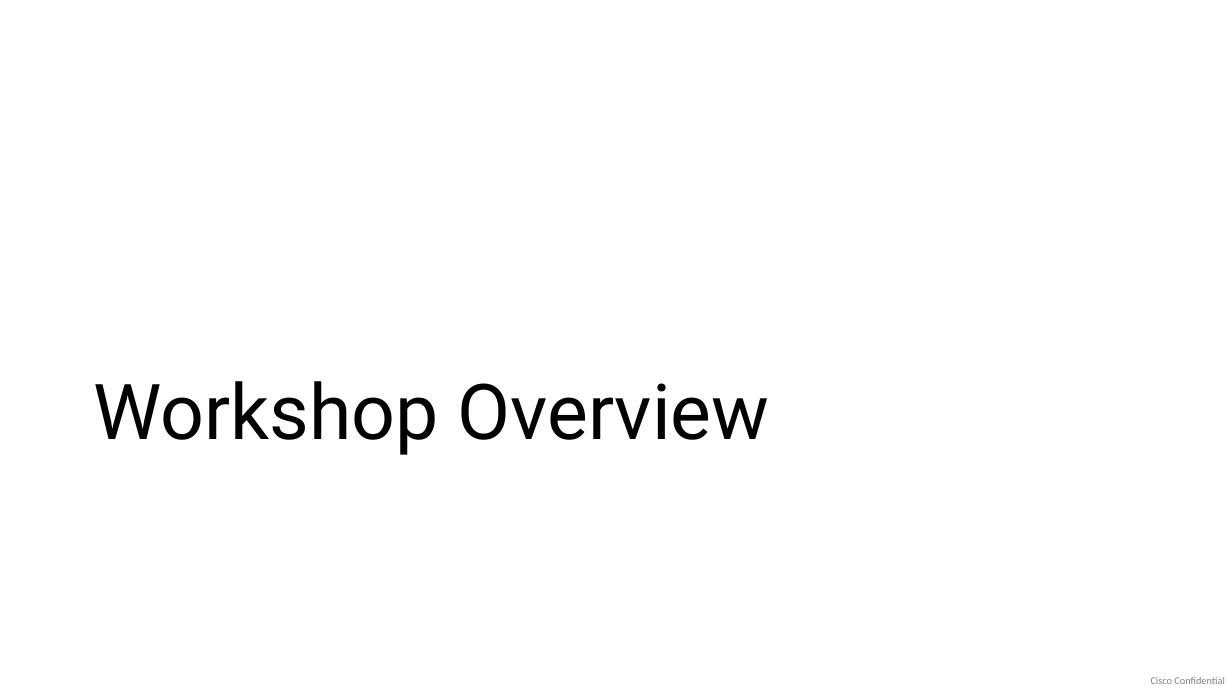
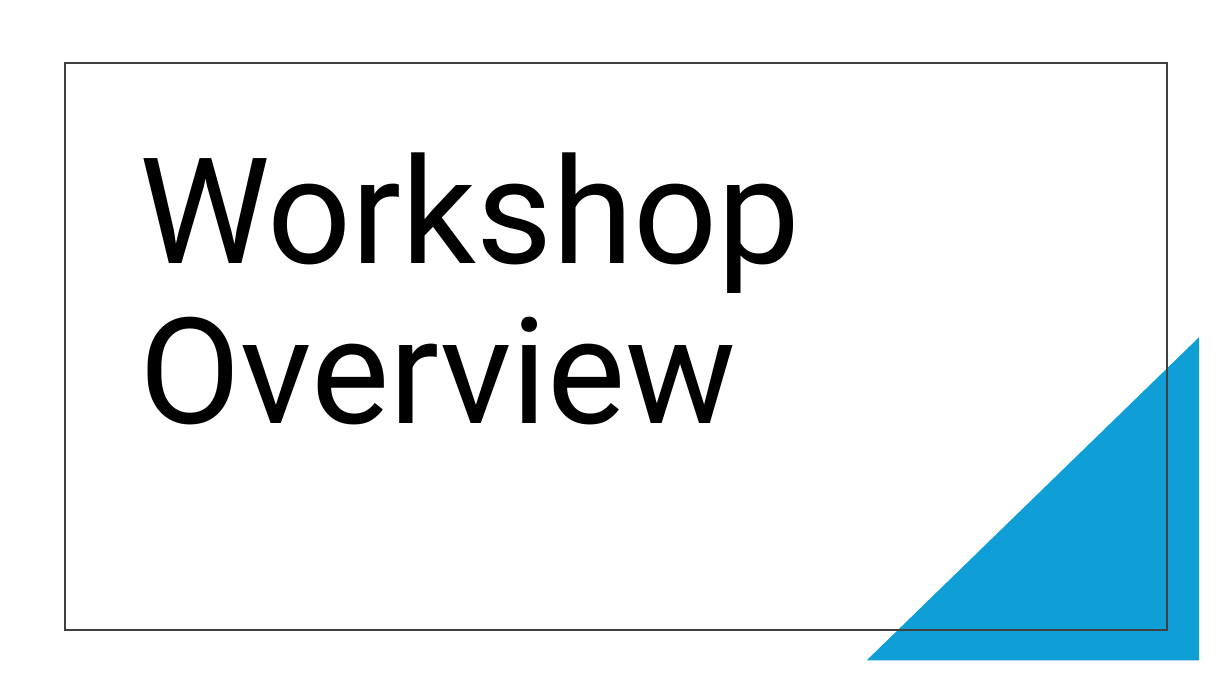
Before and after one commit to jgamblin/VulnconWorkshop, a slide deck: slide 9 of Presentation/Workshop.pptx (slide 8 before the commit). Drawn at 1232x693 pixels with LibreOffice and Linux fonts; fonts in the diff are those of the drawing. Boxes give left, top, right and bottom in pixels: in the first picture for what was removed or moved away, otherwise in the second. Text is boxed around its words. In the diff, an @@ line names an element or a change of style, - is before the commit and + after.

```diff
--- a/Presentation/Workshop.pptx
+++ b/Presentation/Workshop.pptx
@@ rectangle added at box(65, 63, 1167, 629), outline #404040 1.5 pt @@
@@ title "Workshop Overview": place and size @@
-title "Workshop Overview" at box(93, 381, 770, 455)
+title "Workshop Overview" at box(139, 152, 801, 425)
@@ title "Workshop Overview" at box(139, 152, 801, 425): size 60 to 115 pt @@
@@ right triangle added at box(867, 337, 1200, 661), fill #0F9ED5 @@
@@ text removed at box(1151, 677, 1225, 684) @@
-Cisco Confidential
```
Also in this commit, not shown: 1 other slide changed, 1 slide added, 15 other files.
